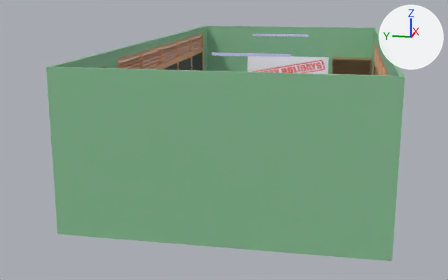
A saved change to the Blender file Materials/MapLevel15.blend.
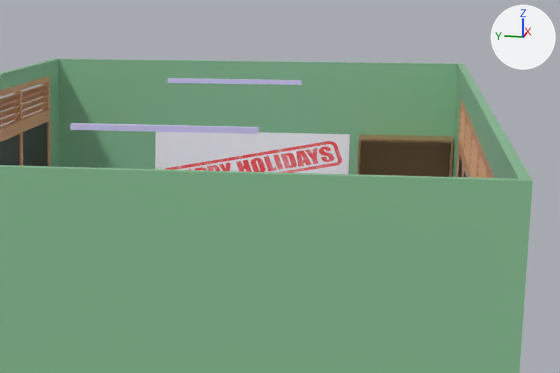
There are two pictures of each version: one whole from a 50 mm camera at (-22.01, -4.62, 4.98) aimed at (-6.84, -1.58, 1.18), one close up on the part from 41% to 93% of the width and 0% to 56% of the height. The lights are fixed; the arrows at upper right show +X, +Y and +Z.

The first close-up shows 'ClassCupboard.005', 'ClassWall', 'ClassWindow.014', 'ClassWindow.016', 'Lamp.001', 'Lamp.002', 'happyholidays'.
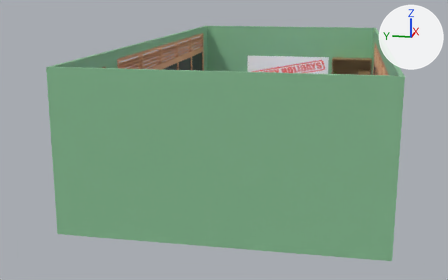
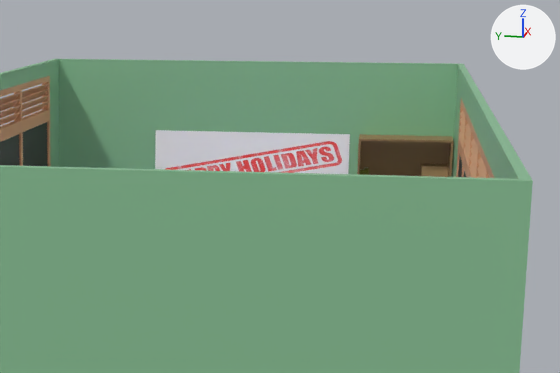
Pixel boxes [x1, y1, x2, y2] of what changed, in the close-ups (560 x 373 px):
'Lamp.001', deleted (blue)
    before: [70, 123, 259, 134]
'Lamp.002', deleted (blue)
    before: [167, 78, 302, 85]
'Cube.006', added
    after: [421, 163, 449, 177]

The change, as a list of edits to the scene's bpy script:
```text
Add me_cube_018:
    me_cube_018.from_pydata(...)  # 16 vertices, 14 faces; spans x -0.13..0.13, y -0.185..0.185, z 0.0..0.252
    me_cube_018.materials.append(mat_materialmap)  # picture img_colorpalete_duel_32x_png
Remove ob_lamp_001:
    ob_lamp_001 = bpy.data.objects.new('Lamp.001', me_cube)
    ob_lamp_001.location = (-9.047, -2.6, 3.63)
Remove ob_lamp_002:
    ob_lamp_002 = bpy.data.objects.new('Lamp.002', me_cube_005)
    ob_lamp_002.location = (-3.419, -2.6, 3.63)
Add ob_cube_006:
    ob_cube_006 = bpy.data.objects.new('Cube.006', me_cube_018)
    ob_cube_006.location = (-0.695, -5.142, 2.039)
```
